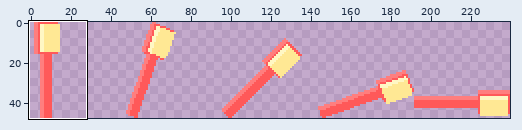
Pixel-art file: Assets/Sprites/Player/brush_sprite_sheet_v2.aseprite. The picture above shows the old version from afar; the outline marks the close-up.
Close-up. The starting point:
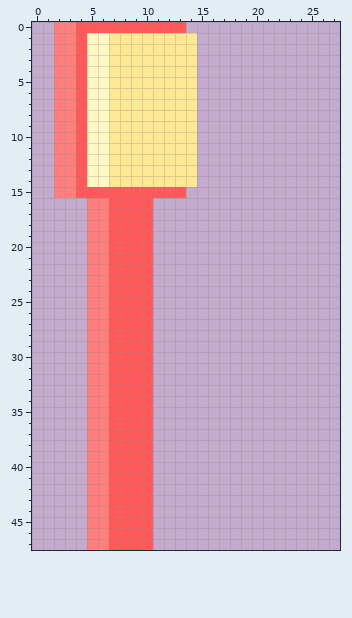
240x48 pixels, 1 frame. Shown: x 0..27, y 0..47.
The same view after the edit:
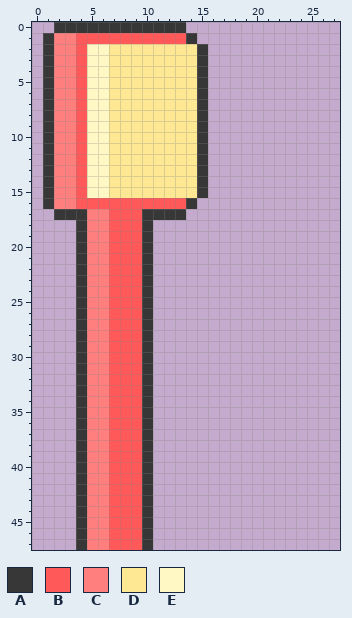
Palette (. is transparent): A #373737  B #ff5959  C #ff7e7e  D #ffe894  E #fff7c4
Difference:
@@ x 0..17 @@
- 0 ..CCBBBBBBBBBB....
- 1 ..CCBEEDDDDDDDD...
- 2 ..CCBEEDDDDDDDD...
- 3 ..CCBEEDDDDDDDD...
- 4 ..CCBEEDDDDDDDD...
- 5 ..CCBEEDDDDDDDD...
- 6 ..CCBEEDDDDDDDD...
- 7 ..CCBEEDDDDDDDD...
- 8 ..CCBEEDDDDDDDD...
- 9 ..CCBEEDDDDDDDD...
-10 ..CCBEEDDDDDDDD...
-11 ..CCBEEDDDDDDDD...
-12 ..CCBEEDDDDDDDD...
-13 ..CCBEEDDDDDDDD...
-14 ..CCBEEDDDDDDDD...
-15 ..CCBBBBBBBBBB....
-16 .....CCBBBB.......
-17 .....CCBBBB.......
-18 .....CCBBBB.......
-19 .....CCBBBB.......
-20 .....CCBBBB.......
-21 .....CCBBBB.......
-22 .....CCBBBB.......
-23 .....CCBBBB.......
-24 .....CCBBBB.......
-25 .....CCBBBB.......
-26 .....CCBBBB.......
-27 .....CCBBBB.......
-28 .....CCBBBB.......
-29 .....CCBBBB.......
-30 .....CCBBBB.......
-31 .....CCBBBB.......
-32 .....CCBBBB.......
-33 .....CCBBBB.......
-34 .....CCBBBB.......
-35 .....CCBBBB.......
-36 .....CCBBBB.......
-37 .....CCBBBB.......
-38 .....CCBBBB.......
-39 .....CCBBBB.......
-40 .....CCBBBB.......
-41 .....CCBBBB.......
-42 .....CCBBBB.......
-43 .....CCBBBB.......
-44 .....CCBBBB.......
-45 .....CCBBBB.......
-46 .....CCBBBB.......
-47 .....CCBBBB.......
+ 0 ..AAAAAAAAAAAA....
+ 1 .ACCBBBBBBBBBBA...
+ 2 .ACCBEEDDDDDDDDA..
+ 3 .ACCBEEDDDDDDDDA..
+ 4 .ACCBEEDDDDDDDDA..
+ 5 .ACCBEEDDDDDDDDA..
+ 6 .ACCBEEDDDDDDDDA..
+ 7 .ACCBEEDDDDDDDDA..
+ 8 .ACCBEEDDDDDDDDA..
+ 9 .ACCBEEDDDDDDDDA..
+10 .ACCBEEDDDDDDDDA..
+11 .ACCBEEDDDDDDDDA..
+12 .ACCBEEDDDDDDDDA..
+13 .ACCBEEDDDDDDDDA..
+14 .ACCBEEDDDDDDDDA..
+15 .ACCBEEDDDDDDDDA..
+16 .ACCBBBBBBBBBBA...
+17 ..AAACCBBBAAAA....
+18 ....ACCBBBA.......
+19 ....ACCBBBA.......
+20 ....ACCBBBA.......
+21 ....ACCBBBA.......
+22 ....ACCBBBA.......
+23 ....ACCBBBA.......
+24 ....ACCBBBA.......
+25 ....ACCBBBA.......
+26 ....ACCBBBA.......
+27 ....ACCBBBA.......
+28 ....ACCBBBA.......
+29 ....ACCBBBA.......
+30 ....ACCBBBA.......
+31 ....ACCBBBA.......
+32 ....ACCBBBA.......
+33 ....ACCBBBA.......
+34 ....ACCBBBA.......
+35 ....ACCBBBA.......
+36 ....ACCBBBA.......
+37 ....ACCBBBA.......
+38 ....ACCBBBA.......
+39 ....ACCBBBA.......
+40 ....ACCBBBA.......
+41 ....ACCBBBA.......
+42 ....ACCBBBA.......
+43 ....ACCBBBA.......
+44 ....ACCBBBA.......
+45 ....ACCBBBA.......
+46 ....ACCBBBA.......
+47 ....ACCBBBA.......
Changed places in both close-ups, as pixel boxes (x1, y1, x2, y2):
changed: (43, 22, 208, 550)
